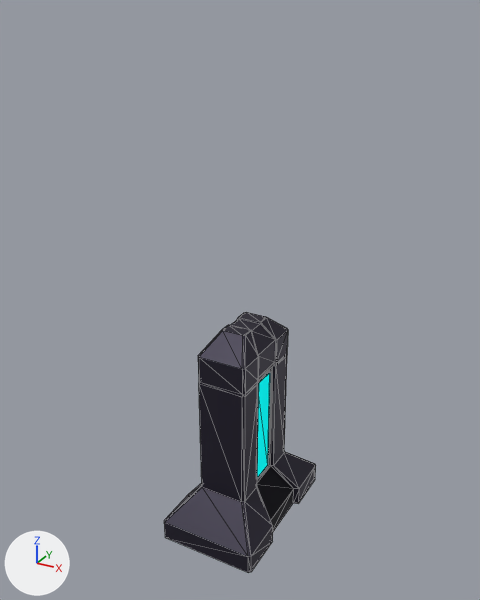
A saved change to the glTF model assets/ozea/column.glb.
The view is the same before and after, from a camera (50 mm lens) standing at (1.36, -2.52, 2.47) and looking at (-0.02, 0.0, 1.22). Every picture has the same lights, and +X, +Y and +Z are marked at lower left. The picture after the commit comes second. Mesh edges are drawn as thin lines. Where no turn or scale is listed for an object, it has been applied to the vertices. Vertices at exactly the same position are counted once.

Names of what the first picture shows: 'Pylonne'.
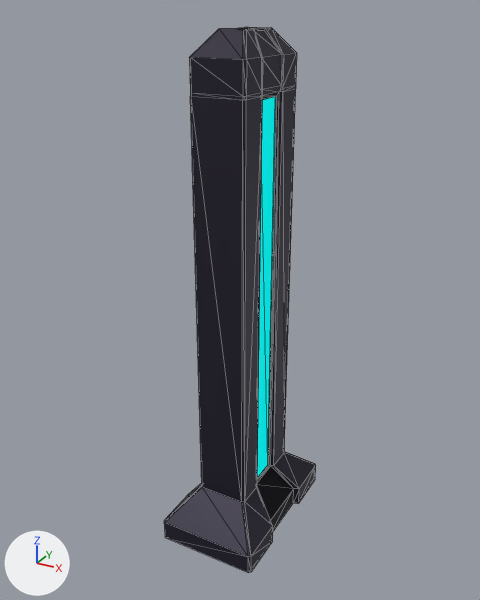
Where the newer file only moved an object's origin or applied its transform, the numbers keep the older frame.

The change, as a list of edits to the scene's bpy script:
```text
Change me_cube_002:
    used by ob_pylonne; location = (0.0, 0.0, 0.0)
    remove me_cube_002.from_pydata(...)  # 128 vertices, 252 faces; spans x -0.25..0.25, y -0.4..0.4, z 0.0..1.098
    add me_cube_002.from_pydata(...)  # 128 vertices, 252 faces; spans x -0.25..0.25, y -0.4..0.4, z 0.0..2.4
    me_cube_002 part 1: all 72 vertices in x -0.125..0.125, y -0.236..0.236, z 0.836..1.098 are moved by (0.0, 0.0, 1.302)
```

Where the change shows, as pixel boxes (x1, y1, x2, y2) in the pictures (480 x 600 px; the box of a moved part takes in the faces that stretch with it):
'Pylonne', reshaped (109% taller): before (164, 312, 316, 573); after (164, 27, 316, 573)
part 1 of me_cube_002, moved or reshaped: before (198, 312, 288, 502); after (189, 27, 297, 502)
